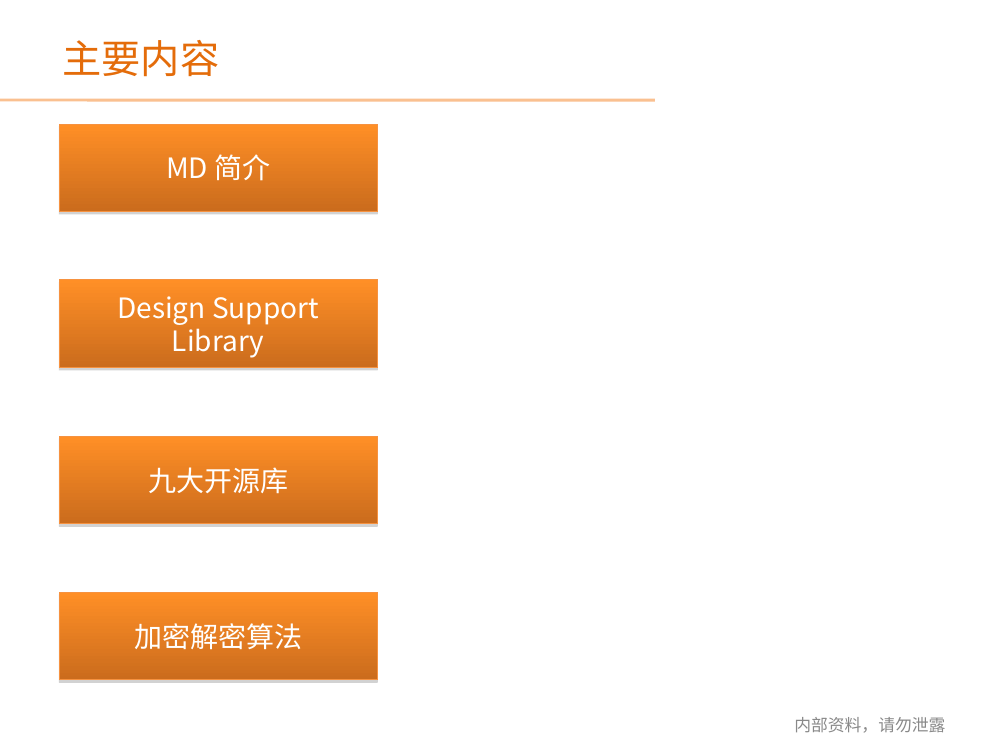
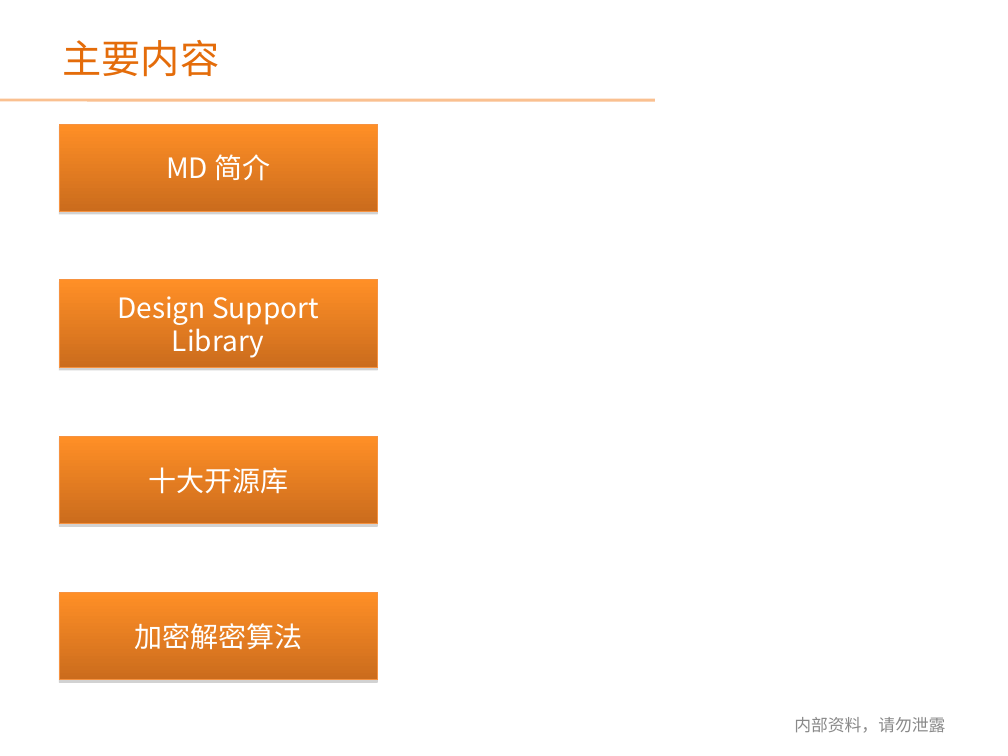
Before and after one commit to renbeyond/shareDemos, a slide deck: slide 2 of Android知识分享交流11_MD初涉_Bauer_3:10/Android知识分享交流_MD初涉_Bauer.ppt. Drawn at 1008x756 pixels with LibreOffice and Linux fonts; fonts in the diff are those of the drawing; background and template pictures are left out. Boxes give left, top, right and bottom in pixels: in the first picture for what was removed or moved away, otherwise in the second. Text is boxed around its words. In the diff, an @@ line names an element or a change of style, - is before the commit and + after.

```diff
--- a/Android知识分享交流11_MD初涉_Bauer_3:10/Android知识分享交流_MD初涉_Bauer.ppt
+++ b/Android知识分享交流11_MD初涉_Bauer_3:10/Android知识分享交流_MD初涉_Bauer.ppt
@@ text in rectangle at box(148, 467, 288, 494): text changed @@
-九大开源库
+十大开源库
```
Also in this commit, not shown: 2 other slides changed, 10 slides added, 9 slides removed, 33 other files.
